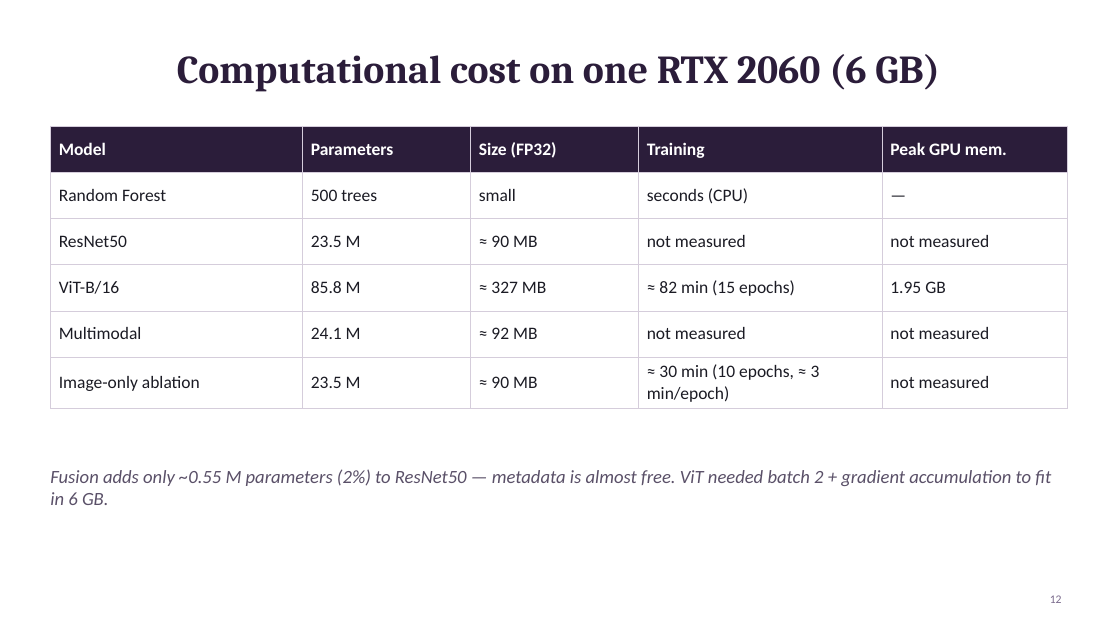
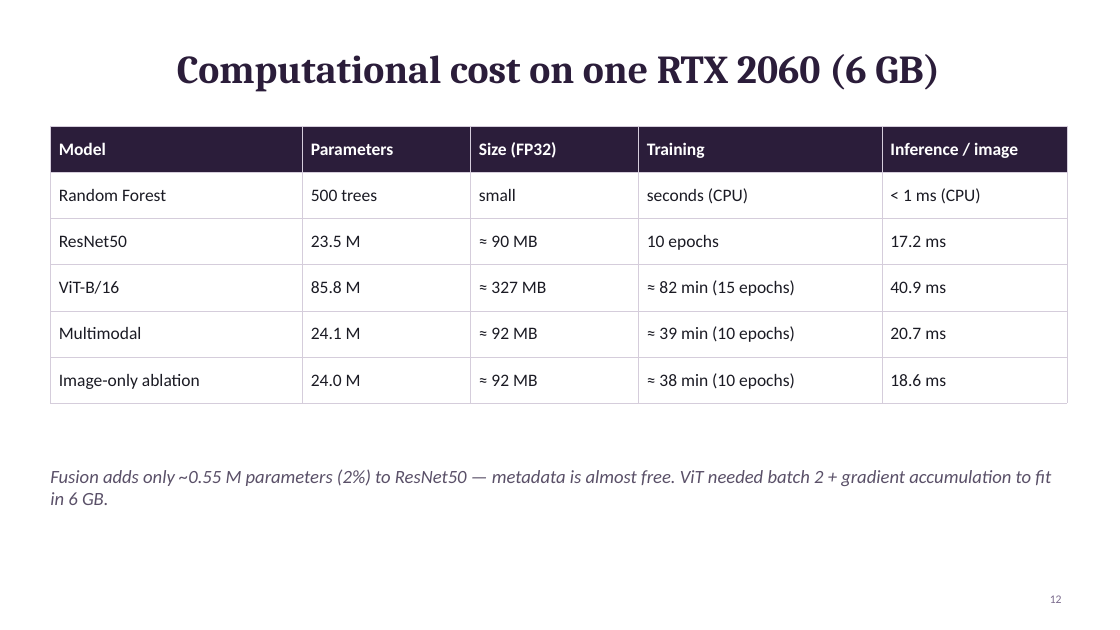
Before and after one commit to zbady991/Multimodal-Skin-Lesion-Diagnosis, a slide deck: slide 12 of AAMP_Slides.pptx. Drawn at 1120x630 pixels with LibreOffice and Linux fonts; fonts in the diff are those of the drawing. Boxes give left, top, right and bottom in pixels: in the first picture for what was removed or moved away, otherwise in the second. Text is boxed around its words. In the diff, an @@ line names an element or a change of style, - is before the commit and + after.

```diff
--- a/AAMP_Slides.pptx
+++ b/AAMP_Slides.pptx
@@ table at box(50, 126, 1067, 393) @@
-row 1, column 5: Peak GPU mem.
+row 1, column 5: Inference / image
-row 2, column 5: —
+row 2, column 5: < 1 ms (CPU)
-row 3, column 4: not measured
+row 3, column 4: 10 epochs
-row 3, column 5: not measured
+row 3, column 5: 17.2 ms
-row 4, column 5: 1.95 GB
+row 4, column 5: 40.9 ms
-row 5, column 4: not measured
+row 5, column 4: ≈ 39 min (10 epochs)
-row 5, column 5: not measured
+row 5, column 5: 20.7 ms
-row 6: Image-only ablation | 23.5 M | ≈ 90 MB | ≈ 30 min (10 epochs, ≈ 3 min/epoch) | not measured
+row 6: Image-only ablation | 24.0 M | ≈ 92 MB | ≈ 38 min (10 epochs) | 18.6 ms
```
Also in this commit, not shown: 3 other slides changed, 15 other files.
